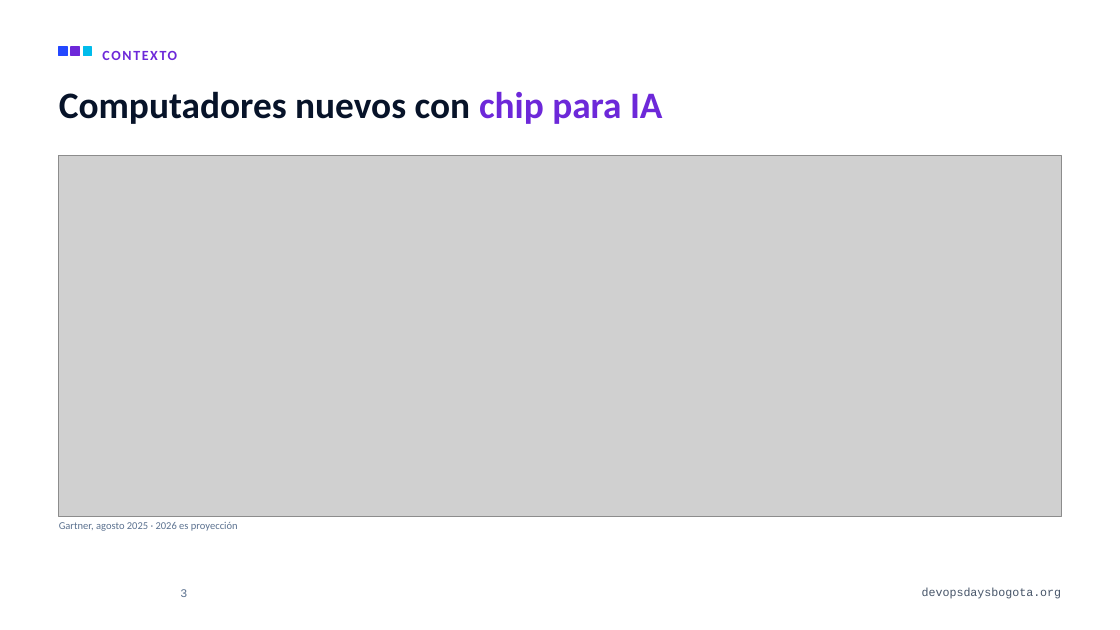
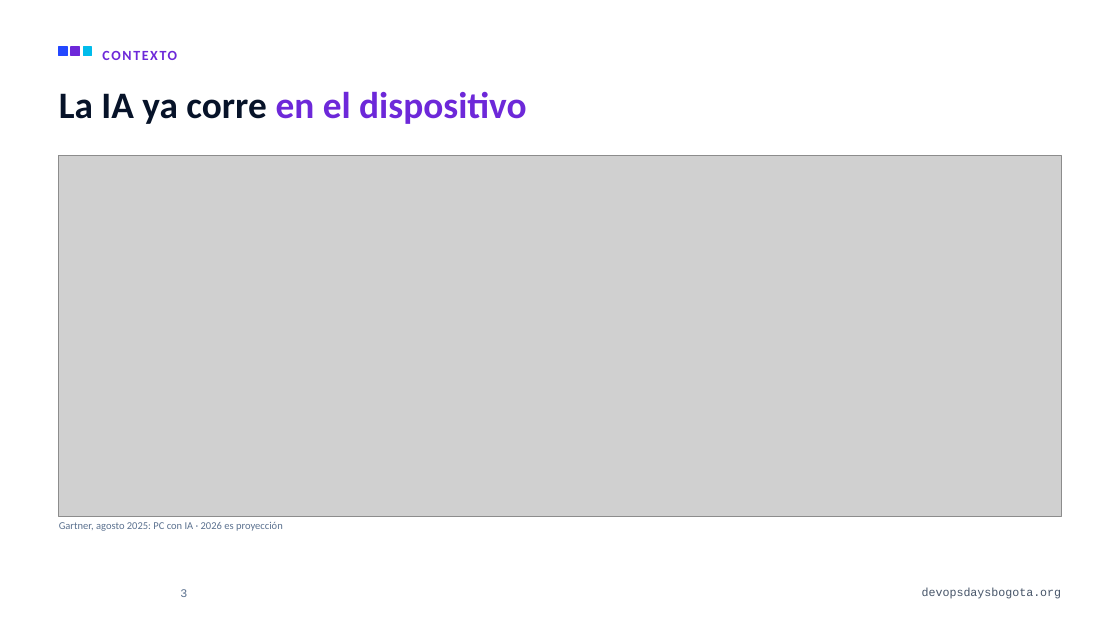
Before and after one commit to alejandro945/mlops-a-ciegas, a slide deck: slide 3 of talk/MLOps-a-ciegas-DevOpsDays-Bogota-2026.pptx. Drawn at 1120x630 pixels with LibreOffice and Linux fonts; fonts in the diff are those of the drawing; grey boxes stand for pictures; background and template pictures are left out. Boxes give left, top, right and bottom in pixels: in the first picture for what was removed or moved away, otherwise in the second. Text is boxed around its words. In the diff, an @@ line names an element or a change of style, - is before the commit and + after.

```diff
--- a/talk/MLOps-a-ciegas-DevOpsDays-Bogota-2026.pptx
+++ b/talk/MLOps-a-ciegas-DevOpsDays-Bogota-2026.pptx
@@ title at (x1=59, y1=91, x2=526, y2=124): text changed; text colour #071329 to #6D28D9 @@
-Computadores nuevos con chip para IA
+La IA ya corre en el dispositivo
@@ text at (x1=59, y1=522, x2=283, y2=531): text changed @@
-Gartner, agosto 2025 · 2026 es proyección
+Gartner, agosto 2025: PC con IA · 2026 es proyección
```
Also in this commit, not shown: 3 other slides changed, 1 slide added, 6 other files.
